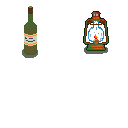
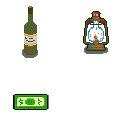
Layered file, before and after one edit (128px x 128px). Changes by layer:
added layer "Слой 2" above "Слой 1" over [13, 94, 49, 110]
